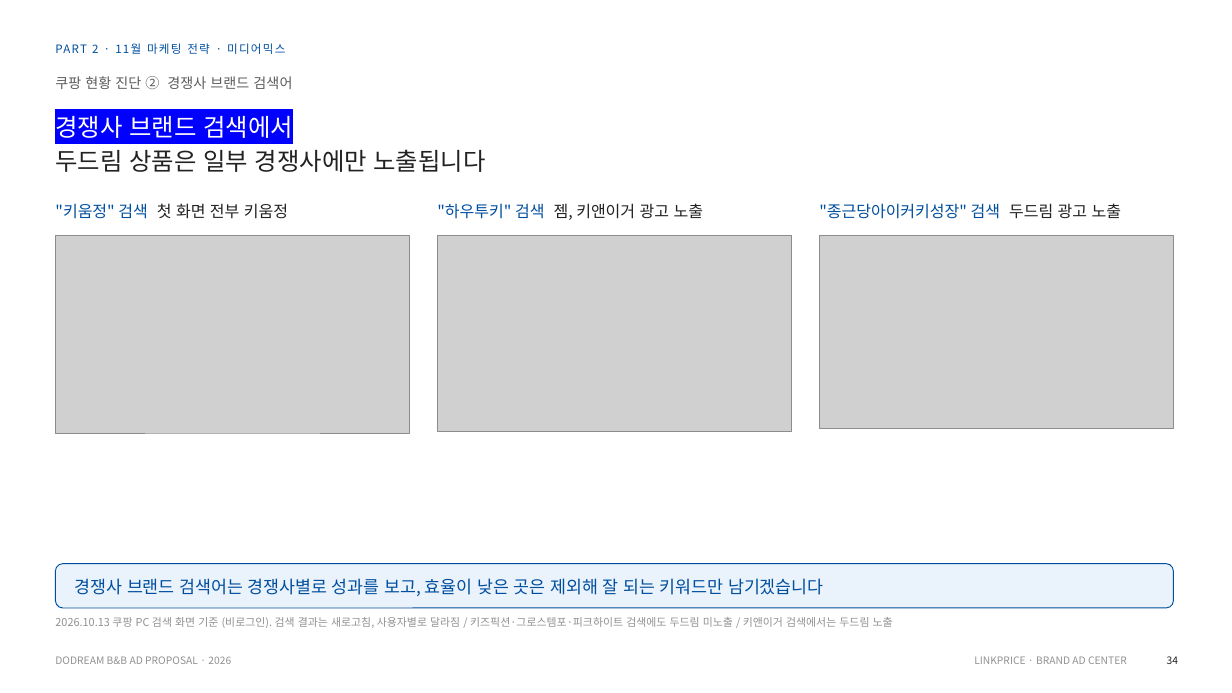
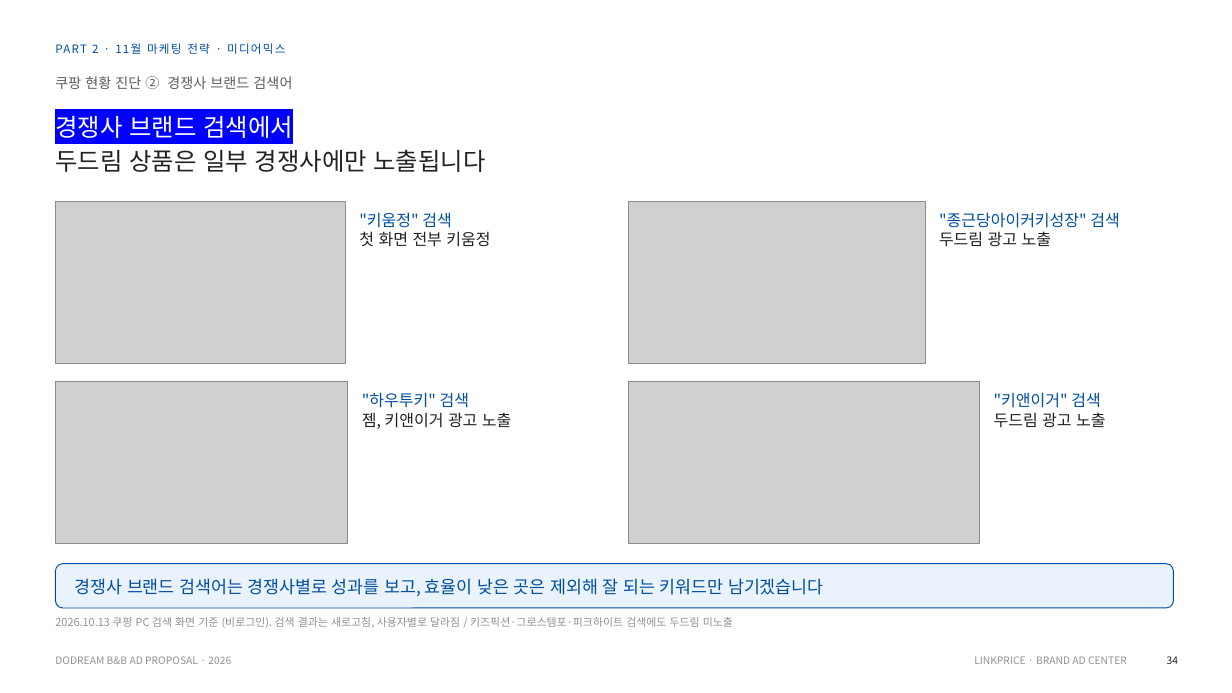
Before and after one commit to sonnet24/mypage, a slide deck: slide 1 of 쿠팡_경쟁사브랜드검색_1장.pptx. Drawn at 1232x693 pixels with LibreOffice and Linux fonts; fonts in the diff are those of the drawing; grey boxes stand for pictures. Boxes give left, top, right and bottom in pixels: in the first picture for what was removed or moved away, otherwise in the second. Text is boxed around its words. In the diff, an @@ line names an element or a change of style, - is before the commit and + after.

```diff
--- a/쿠팡_경쟁사브랜드검색_1장.pptx
+++ b/쿠팡_경쟁사브랜드검색_1장.pptx
@@ picture: place and size @@
-picture at [55,236,409,433]
+picture at [55,201,346,363]
@@ picture: place and size @@
-picture at [820,236,1174,429]
+picture at [628,201,925,363]
@@ text at [359,212,490,247]: text changed @@
-"키움정" 검색 첫 화면 전부 키움정
+"키움정" 검색
+첫 화면 전부 키움정
@@ text at [939,212,1119,247]: text changed @@
-"종근당아이커키성장" 검색 두드림 광고 노출
+"종근당아이커키성장" 검색
+두드림 광고 노출
@@ picture: place and size @@
-picture at [437,236,791,432]
+picture at [55,382,348,543]
@@ picture added at [628,382,980,543] @@
@@ text at [362,392,511,429]: text changed @@
-"하우투키" 검색 젬, 키앤이거 광고 노출
+"하우투키" 검색
+젬, 키앤이거 광고 노출
@@ text added at [994,392,1105,427], 12.5 pt, text #004F9F @@
+"키앤이거" 검색
+두드림 광고 노출
@@ text at [55,617,733,628]: text changed @@
-2026.10.13 쿠팡 PC 검색 화면 기준 (비로그인). 검색 결과는 새로고침, 사용자별로 달라짐 / 키즈픽션·그로스템포·피크하이트 검색에도 두드림 미노출 / 키앤이거 검색에서는 두드림 노출
+2026.10.13 쿠팡 PC 검색 화면 기준 (비로그인). 검색 결과는 새로고침, 사용자별로 달라짐 / 키즈픽션·그로스템포·피크하이트 검색에도 두드림 미노출
```
Also in this commit, not shown: 1 other file.
